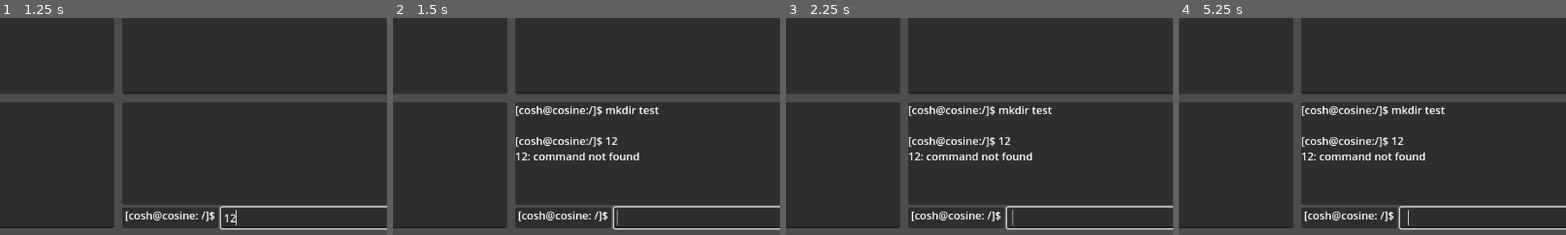
Above: before the commit, frames 1-4 (left to right).
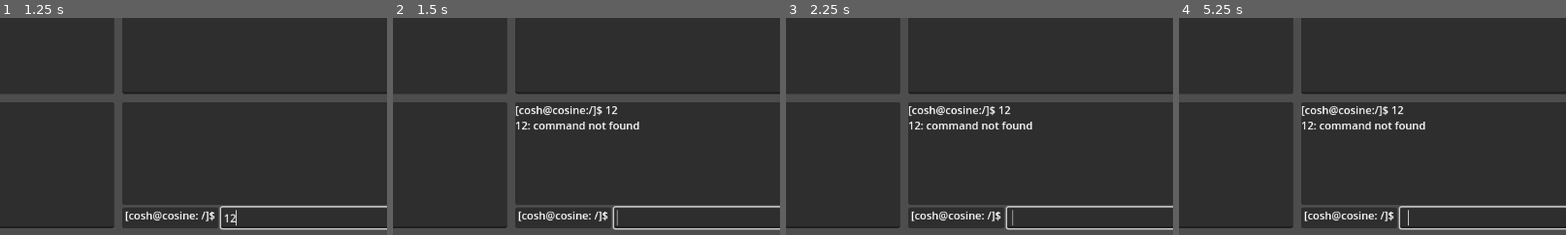
Above: after the commit, the same moments.

Repository: 46768/nsc2025
Game: Godot game, scene res://main.tscn
Two runs of this game, one before a commit and one after it. Both use one fixed random seed, a clock stepped at 60 frames per second and the inputs below.
Inputs (mouse positions are % of the whole screen's width and height, from its top left):
- Up to frame 1 (1.25 s): click (17, 84) at 0.52 s; type "12" at 0.6 s; click (66, 34) at 0.75 s; type "12" at 0.83 s; click (73, 96) at 0.98 s; type "12" at 1.07 s
- Up to frame 2 (1.5 s): tap Enter at 1.25 s
- Up to frame 3 (2.25 s): tap Space at 2 s
- Up to frame 4 (5.25 s): tap Enter at 4.25 s; tap Space at 5 s
The pictures show only the part of the screen within x 18-68%, y 50-100%; the shares and areas given below are measured in that part.

Frame 1 is identical in both runs. In frame 2, 2.0% of the frame differs, in the area x 31-69%, y 40-66%; in frame 3, 2.0%; in frame 4, 2.0%.
Error in both runs: Out of bounds get index '0' (on base: 'PackedStringArray') (res://scripts/IDE/console.gd:26)

Commit message:
feat(shell): added module signal, added editor module

Diff:
--- a/scenes/IDE.tscn
+++ b/scenes/IDE.tscn
@@ -135,8 +135,7 @@
 caret_blink = true
 
 [connection signal="ide_initialized" from="." to="Margin/VerticalSplit/SidebarSplit/Sidebar/File Explorer" method="_on_ide_initialized"]
+[connection signal="ide_initialized" from="." to="Margin/VerticalSplit/EditorSplit/Editor" method="_on_ide_initialized"]
 [connection signal="ide_initialized" from="." to="Margin/VerticalSplit/EditorSplit/Console" method="_on_ide_initialized"]
-[connection signal="ide_vfs_changed" from="." to="Margin/VerticalSplit/SidebarSplit/Sidebar/File Explorer" method="_on_vfs_modified"]
-[connection signal="code_completion_requested" from="Margin/VerticalSplit/EditorSplit/Editor" to="Margin/VerticalSplit/EditorSplit/Editor" method="_handle_autocomplete"]
-[connection signal="text_changed" from="Margin/VerticalSplit/EditorSplit/Editor" to="Margin/VerticalSplit/EditorSplit/Editor" method="_handle_autocomplete"]
+[connection signal="editor_initialized" from="Margin/VerticalSplit/EditorSplit/Editor" to="Margin/VerticalSplit/EditorSplit/Console" method="_on_editor_initialized"]
 [connection signal="text_submitted" from="Margin/VerticalSplit/EditorSplit/Console/ConsoleInput/ConsoleInputLine" to="Margin/VerticalSplit/EditorSplit/Console" method="_run_command"]
--- a/scripts/IDE/console.gd
+++ b/scripts/IDE/console.gd
@@ -31,10 +31,6 @@
 	cwd_label.text = " [%s@%s: %s]$ " % [shell.shell_user, shell.shell_machine, shell.cwd]
 
 
-func _run_command_(new_text: String) -> void:
-	pass # Replace with function body.
-
-
 func _on_ide_initialized(ide_vfs: VFS) -> void:
 	vfs = ide_vfs
 	shell = COSH.new(vfs)
@@ -43,3 +39,7 @@
 	shell.cwd_changed.connect(cwd_changed.emit)
 	cwd_label.text = " [%s@%s: %s]$ " % [shell.shell_user, shell.shell_machine, shell.cwd]
 	ide_initialized = true
+
+
+func _on_editor_initialized(editor_mgr: EditorManager) -> void:
+	COSHEditor.new(editor_mgr).install_module(shell)
--- a/scripts/IDE/editor.gd
+++ b/scripts/IDE/editor.gd
@@ -1,66 +1,15 @@
 extends CodeEdit
 
 
-var highlighter_json: Dictionary
-var symbols_lookup: Dictionary
+signal editor_initialized(editor_mgr: EditorManager)
 
-
-func _load_colors(json_path: String) -> CodeHighlighter:
-	var json_file = FileAccess.open(json_path, FileAccess.READ)
-	var colors = JSON.parse_string(json_file.get_as_text())
-	highlighter_json = colors
-
-	var highlighter = CodeHighlighter.new()
-	highlighter.number_color = colors["number"]
-	highlighter.symbol_color = colors["symbol"]
-	highlighter.function_color = colors["function"]
-
-	for str_token in colors["string"]["token"]:
-		highlighter.add_color_region(
-			str_token, str_token,
-			colors["string"]["color"], false
-		)
-
-	# Python keywords
-	for keyword in colors["keyword"]["token"]:
-		highlighter.add_keyword_color(keyword, colors["keyword"]["color"])
-
-	# Constants
-	for constant in colors["constant"]["token"]:
-		highlighter.add_keyword_color(constant, colors["constant"]["color"])
-
-	return highlighter
-
-
-func _parse_symbol_lut(json_path: String) -> Dictionary:
-	var json_file: FileAccess = FileAccess.open(json_path, FileAccess.READ)
-	var lut: Dictionary = JSON.parse_string(json_file.get_as_text())
-
-	return lut
-
-
-func _handle_autocomplete():
-	if symbols_lookup == {}:
-		printerr("Symbol LUT not initialized yet")
-		return
-
-	for fn in symbols_lookup["function"]:
-		add_code_completion_option(
-			CodeEdit.KIND_FUNCTION, fn, fn+"(", highlighter_json["function"]
-		)
-	for constant in symbols_lookup["constant"]:
-		add_code_completion_option(
-			CodeEdit.KIND_CONSTANT, constant, constant, highlighter_json["constant"]["color"]
-		)
-	for keyword in symbols_lookup["keyword"]:
-		add_code_completion_option(
-			CodeEdit.KIND_CONSTANT, keyword, keyword, highlighter_json["keyword"]["color"]
-		)
-
-	update_code_completion_options(true)
+var editor_mgr: EditorManager
 
 
 # Called when the node enters the scene tree for the first time.
 func _ready() -> void:
-	symbols_lookup = _parse_symbol_lut("res://assets/json/IDE/symbol_lut.json")
-	syntax_highlighter = _load_colors("res://assets/json/IDE/syntax-highlighting/default.json")
+	editor_mgr = EditorManager.new(self)
+
+
+func _on_ide_initialized(__: VFS):
+	editor_initialized.emit.call_deferred(editor_mgr)
--- a/scripts/IDE/ide.gd
+++ b/scripts/IDE/ide.gd
@@ -1,8 +1,8 @@
 extends Control
+
 
 ## Emit once after the IDE is initialized
 signal ide_initialized(ide_vfs: VFS)
-signal ide_vfs_changed
 
 @export_range(49152, 65535) var server_port: int = 56440
 @export_range(0, 100) var margin: int = 10
@@ -42,4 +42,3 @@
 
 	get_tree().get_root().size_changed.connect(resize)
 	ide_initialized.emit(vfs)
-	$Margin/VerticalSplit/EditorSplit/Console.shell.run_command("mkdir", PackedStringArray(["test"]))
--- /dev/null
+++ b/scripts/core/editor-mgr.gd
@@ -0,0 +1,85 @@
+class_name EditorManager
+extends Object
+
+
+var editor_ui: CodeEdit
+var highlighter_data: Dictionary; var synt_highlighter: CodeHighlighter
+var symbols_lut: Dictionary
+var current_buffer: Dictionary
+
+func _init(edit_ui: CodeEdit) -> void:
+	editor_ui = edit_ui
+
+	load_colors("res://assets/json/IDE/syntax-highlighting/default.json")
+	parse_symbol_lut("res://assets/json/IDE/symbol_lut.json")
+
+	editor_ui.code_completion_requested.connect(handle_autocomplete)
+	editor_ui.text_changed.connect(handle_autocomplete)
+	editor_ui.text_changed.connect(save_buffer)
+
+
+func load_colors(json_path: String) -> void:
+	var json_file = FileAccess.open(json_path, FileAccess.READ)
+	var colors = JSON.parse_string(json_file.get_as_text())
+	highlighter_data = colors
+
+	var highlighter = CodeHighlighter.new()
+	highlighter.number_color = colors["number"]
+	highlighter.symbol_color = colors["symbol"]
+	highlighter.function_color = colors["function"]
+
+	for str_token in colors["string"]["token"]:
+		highlighter.add_color_region(
+			str_token, str_token,
+			colors["string"]["color"], false
+		)
+
+	# Python keywords
+	for keyword in colors["keyword"]["token"]:
+		highlighter.add_keyword_color(keyword, colors["keyword"]["color"])
+
+	# Constants
+	for constant in colors["constant"]["token"]:
+		highlighter.add_keyword_color(constant, colors["constant"]["color"])
+
+	synt_highlighter = highlighter
+	editor_ui.syntax_highlighter = highlighter
+
+
+func parse_symbol_lut(json_path: String) -> void:
+	var json_file: FileAccess = FileAccess.open(json_path, FileAccess.READ)
+	symbols_lut = JSON.parse_string(json_file.get_as_text())
+
+
+func handle_autocomplete() -> void:
+	if symbols_lut == {}:
+		printerr("Symbol LUT not found")
+		return
+
+	for fn in symbols_lut["function"]:
+		editor_ui.add_code_completion_option(
+			CodeEdit.KIND_FUNCTION, fn, fn+"(", highlighter_data["function"]
+		)
+	for constant in symbols_lut["constant"]:
+		editor_ui.add_code_completion_option(
+			CodeEdit.KIND_CONSTANT, constant, constant, highlighter_data["constant"]["color"]
+		)
+	for keyword in symbols_lut["keyword"]:
+		editor_ui.add_code_completion_option(
+			CodeEdit.KIND_CONSTANT, keyword, keyword, highlighter_data["keyword"]["color"]
+		)
+
+	editor_ui.update_code_completion_options(true)
+
+
+func load_vfs_file(fpath: String, vfs: VFS) -> void:
+	current_buffer["vfs"] = vfs
+	current_buffer["fpath"] = fpath
+	editor_ui.text = vfs.read_file(fpath)
+
+
+func save_buffer() -> void:
+	if not (current_buffer.has("vfs") and current_buffer.has("fpath")):
+		return
+
+	(current_buffer["vfs"] as VFS).write_file(current_buffer["fpath"], editor_ui.text)
--- a/scripts/cosh/cosh-module.gd
+++ b/scripts/cosh/cosh-module.gd
@@ -4,6 +4,7 @@
 
 var module_name: String = ""
 var commands: Dictionary = {}
+var signals: Dictionary = {}
 
 
 func install_module(shell: COSH) -> bool:
@@ -12,6 +13,8 @@
 	shell.add_module_registry(module_name)
 	for cmd in commands.keys():
 		shell.set_command(cmd, commands[cmd])
+	for sig in signals.keys():
+		shell.add_signal_registry(sig, signals[sig])
 	return true
 
 
@@ -21,4 +24,6 @@
 	shell.remove_module_registry(module_name)
 	for cmd in commands.keys():
 		shell.delete_command(cmd)
+	for sig in signals.keys():
+		shell.remove_signal_registry(sig)
 	return true
--- a/scripts/cosh/cosh.gd
+++ b/scripts/cosh/cosh.gd
@@ -4,28 +4,20 @@
 signal cwd_changed(new_cwd: String)
 
 var attached_vfs: VFS
-var cwd: String
+var cwd: String = "/"
 
-var shell_user: String
-var shell_machine: String
+var shell_user: String = "cosh"
+var shell_machine: String = "cosine"
 
-var module_reg: Dictionary
-var command_reg: Dictionary
+var module_reg: Dictionary = {}
+var command_reg: Dictionary = {}
+var signal_reg: Dictionary = {}
 
-var output_buffer: String
+var output_buffer: String = ""
 
 
 func _init(vfs: VFS) -> void:
 	attached_vfs = vfs
-	cwd = "/"
-
-	shell_user = "cosh"
-	shell_machine = "cosine"
-
-	module_reg = {}
-	command_reg = {}
-
-	output_buffer = ""
 
 	COSHBuiltins.new().install_module(self)
 
@@ -57,9 +49,17 @@
 		cwd_changed.emit(cwd)
 
 
-func add_module_registry(module_name: String):
+func add_module_registry(module_name: String) -> void:
 	module_reg[module_name] = true
 
 
-func remove_module_registry(module_name: String):
+func remove_module_registry(module_name: String) -> void:
 	module_reg.erase(module_name)
+
+
+func add_signal_registry(sig_name: String, sig: Signal) -> void:
+	signal_reg[sig_name] = sig
+
+
+func remove_signal_registry(sig_name: String) -> void:
+	signal_reg.erase(sig_name)
--- a/scripts/cosh/modules/builtins.gd
+++ b/scripts/cosh/modules/builtins.gd
@@ -12,6 +12,7 @@
 		"touch": __cosh_touch,
 		"rm": __cosh_rm,
 		"ls": __cosh_ls,
+		"cat": __cosh_cat,
 	}
 
 
@@ -115,3 +116,19 @@
 		else:
 			ret_string_arr.append(basename)
 	return " ".join(ret_string_arr) + ("" if ret_string_arr.is_empty() else "\n")
+
+
+func __cosh_cat(shell: COSH, args: PackedStringArray):
+	if args.is_empty():
+		return "cat: missing path\n"
+	var path: String = args[0]
+	path = path if path.begins_with("/") else VFS.path_join(shell.cwd, path)
+	var abs_path = path
+	path = VFS.resolve_path(path)
+	if not shell.attached_vfs.block_exists(path):
+		return "cat: %s: No such file\n" % abs_path
+	var is_dir: bool = shell.attached_vfs.is_dir(path)
+
+	if is_dir:
+		return "cat: '%s': Is a directory\n" % abs_path
+	return shell.attached_vfs.read_file(path) + "\n"
--- /dev/null
+++ b/scripts/cosh/modules/editor.gd
@@ -0,0 +1,33 @@
+class_name COSHEditor
+extends COSHModule
+
+
+signal cosh_editor_edit_sig(fpath: String, vfs: VFS)
+
+
+func _init(editor_mgr: EditorManager) -> void:
+	module_name = "Editor"
+	commands = {
+		"code": cosh_editor_edit
+	}
+	signals = {
+		"cosh_editor_edit": cosh_editor_edit_sig
+	}
+
+	cosh_editor_edit_sig.connect(editor_mgr.load_vfs_file)
+
+
+func cosh_editor_edit(shell: COSH, args: PackedStringArray) -> String:
+	if args.is_empty():
+		return "code: missing path\n"
+	var path: String = args[0]
+	var abs_path = path if path.begins_with("/") else VFS.path_join(shell.cwd, path)
+	abs_path = VFS.resolve_path(abs_path)
+	if not shell.attached_vfs.block_exists(abs_path):
+		return "code: failed opening '%s': File not found\n" % path
+	if shell.attached_vfs.is_dir(abs_path):
+		return "code: failed opening '%s': Not a file\n" % path
+
+	cosh_editor_edit_sig.emit(abs_path, shell.attached_vfs)
+
+	return ""
